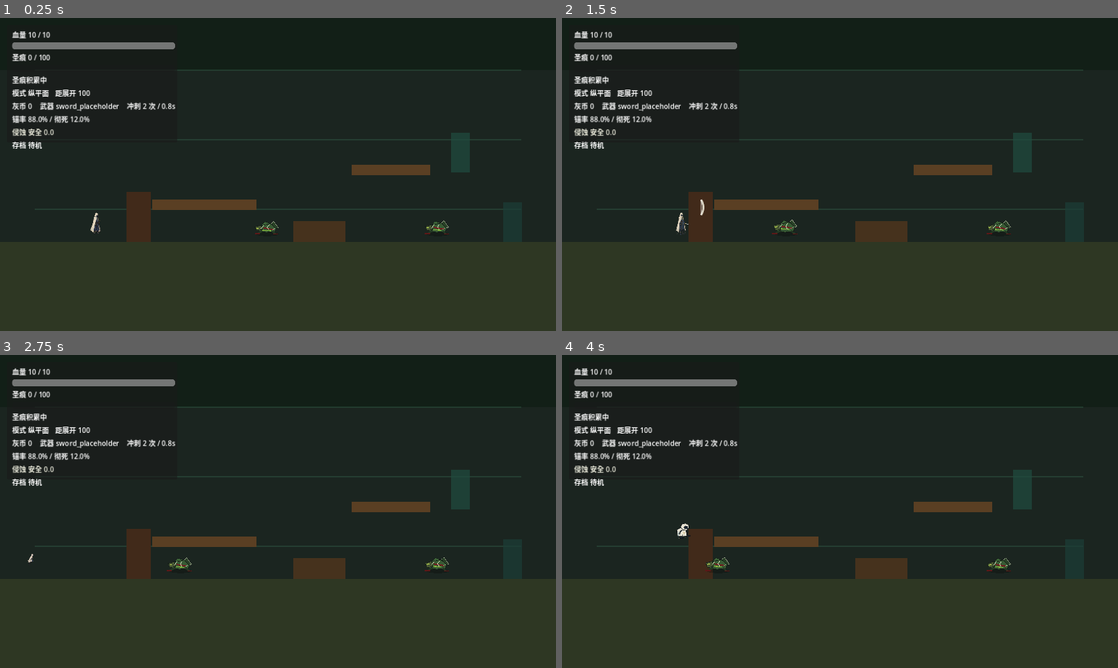
Above: before the commit, frames 1-4 (two rows, left to right).
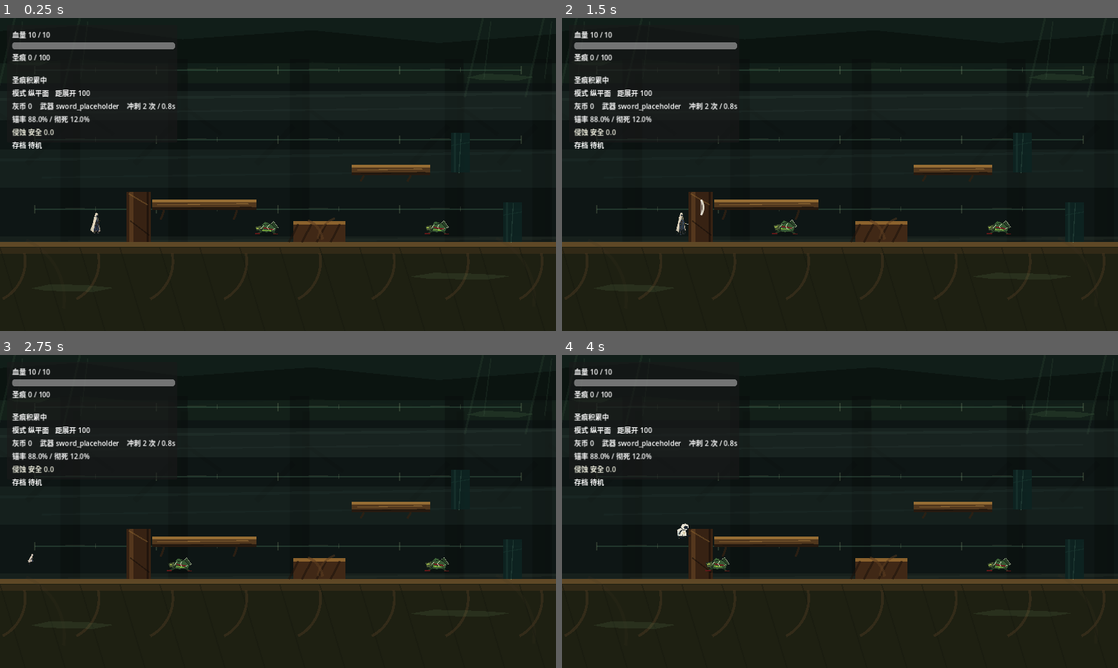
Above: after the commit, the same moments.

Repository: OutsiderK/BG
Game: Godot game, scene res://game/scenes/main/Main.tscn
Same seed, same stepped clock (60 frames per second), same inputs: the game is played once before the commit and once after it.
Inputs (mouse positions are in pixels of both pictures, inside the frame that each line leads up to):
- Up to frame 1 (0.25 s): no input
- Up to frame 2 (1.5 s): move the mouse to (962, 158) at 0.52 s; hold 1 (unfold) 0.53-1.28 s; hold D (move_right) from 0.53 s (still down); tap W (move_up) at 0.77 s; move the mouse to (728, 190) at 1.27 s; click (728, 190) at 1.35 s
- Up to frame 3 (2.75 s): tap W (move_up) at 1.52 s; tap 1 (unfold) at 1.55 s; move the mouse to (333, 442) at 2.02 s; release D (move_right) at 2.03 s; hold A (move_left) from 2.03 s (still down); hold 1 (unfold) from 2.03 s (still down); tap Space (dash) at 2.1 s
- Up to frame 4 (4 s): move the mouse to (812, 574) at 2.77 s; release A (move_left) at 2.78 s; release 1 (unfold) at 2.78 s; hold D (move_right) from 2.78 s (still down); tap 1 (unfold) at 2.85 s; tap W (move_up) at 3.02, 3.77 s; move the mouse to (1006, 558) at 3.52 s; hold 1 (unfold) from 3.53 s (still down)

The runs differ from the first frame. In frame 1, 3.7% of the frame differs, in the area x 0-100%, y 15-100%; in frame 2, 3.7%; in frame 3, 3.7%; in frame 4, 3.7%.

Commit message:
feat: 添加巨木薄林房间美术层

Diff:
--- a/game/scenes/rooms/DemoRoom.tscn
+++ b/game/scenes/rooms/DemoRoom.tscn
@@ -1,8 +1,9 @@
-[gd_scene load_steps=10 format=3]
+[gd_scene load_steps=11 format=3]
 
 [ext_resource type="Script" path="res://game/scripts/rooms/demo_room.gd" id="1_room_script"]
 [ext_resource type="Resource" path="res://game/data/rooms/demo_room_lane_profile.tres" id="2_lane_profile"]
 [ext_resource type="PackedScene" path="res://game/scenes/enemies/DummyEnemy.tscn" id="3_dummy_enemy"]
+[ext_resource type="Script" path="res://game/scripts/rooms/thinforest_room_art.gd" id="4_thinforest_art"]
 
 [sub_resource type="RectangleShape2D" id="RectangleShape2D_ground"]
 size = Vector2(1280, 48)
@@ -31,12 +32,16 @@
 [node name="SkyBand" type="ColorRect" parent="Backdrop"]
 offset_right = 1280.0
 offset_bottom = 720.0
-color = Color(0.105882, 0.145098, 0.12549, 1)
+color = Color(0.054902, 0.0862745, 0.0784314, 1)
 
 [node name="ThinCanopy" type="ColorRect" parent="Backdrop"]
 offset_right = 1280.0
 offset_bottom = 120.0
-color = Color(0.0705882, 0.121569, 0.0901961, 1)
+color = Color(0.0431373, 0.0823529, 0.0627451, 1)
+
+[node name="ThinForestBackdropArt" type="Node2D" parent="Backdrop"]
+script = ExtResource("4_thinforest_art")
+layer = "backdrop"
 
 [node name="LanePreview" type="Node2D" parent="."]
 
@@ -91,7 +96,7 @@
 offset_top = 516.0
 offset_right = 1280.0
 offset_bottom = 720.0
-color = Color(0.180392, 0.215686, 0.137255, 1)
+color = Color(0.117647, 0.12549, 0.0745098, 1)
 
 [node name="LowBranchPlatform" type="StaticBody2D" parent="Geometry"]
 
@@ -104,7 +109,7 @@
 offset_top = 418.0
 offset_right = 590.0
 offset_bottom = 442.0
-color = Color(0.352941, 0.247059, 0.137255, 1)
+color = Color(0.317647, 0.215686, 0.117647, 1)
 
 [node name="HighBranchPlatform" type="StaticBody2D" parent="Geometry"]
 
@@ -117,7 +122,7 @@
 offset_top = 338.0
 offset_right = 990.0
 offset_bottom = 362.0
-color = Color(0.352941, 0.247059, 0.137255, 1)
+color = Color(0.317647, 0.215686, 0.117647, 1)
 
 [node name="ThinTreeTrunk" type="StaticBody2D" parent="Geometry"]
 
@@ -130,7 +135,7 @@
 offset_top = 400.0
 offset_right = 348.0
 offset_bottom = 516.0
-color = Color(0.254902, 0.164706, 0.101961, 1)
+color = Color(0.211765, 0.133333, 0.0784314, 1)
 
 [node name="RootBulwark" type="StaticBody2D" parent="Geometry"]
 
@@ -143,7 +148,15 @@
 offset_top = 468.0
 offset_right = 795.0
 offset_bottom = 516.0
-color = Color(0.27451, 0.196078, 0.113725, 1)
+color = Color(0.25098, 0.156863, 0.0862745, 1)
+
+[node name="ThinForestMidgroundArt" type="Node2D" parent="."]
+script = ExtResource("4_thinforest_art")
+layer = "midground"
+
+[node name="ThinForestForegroundArt" type="Node2D" parent="."]
+script = ExtResource("4_thinforest_art")
+layer = "foreground"
 
 [node name="Spawns" type="Node2D" parent="."]
 
@@ -217,7 +230,7 @@
 offset_top = 424.0
 offset_right = 1201.0
 offset_bottom = 516.0
-color = Color(0.105882, 0.239216, 0.215686, 0.7)
+color = Color(0.0509804, 0.137255, 0.129412, 0.72)
 
 [node name="CanopyDoorPlaceholder" type="StaticBody2D" parent="ExitPlaceholders"]
 
@@ -231,7 +244,7 @@
 offset_top = 264.0
 offset_right = 1081.0
 offset_bottom = 356.0
-color = Color(0.12549, 0.294118, 0.247059, 0.7)
+color = Color(0.0509804, 0.137255, 0.129412, 0.72)
 
 [node name="NextRoomEntries" type="Node2D" parent="ExitPlaceholders"]
 unique_name_in_owner = true
--- a/game/scripts/rooms/demo_room.gd
+++ b/game/scripts/rooms/demo_room.gd
@@ -3,15 +3,18 @@
 
 const LANE_WEAK_ALPHA := 0.16
 const LANE_STRONG_ALPHA := 0.78
-const LANE_BASE_COLOR := Color(0.36, 0.73, 0.55, 1.0)
-const PLAYER_LANDING_COLOR := Color(0.95, 0.86, 0.42, 0.92)
-const ENEMY_LANDING_COLOR := Color(0.95, 0.28, 0.26, 0.9)
-const PLAYER_SNAP_COLOR := Color(0.50, 0.88, 1.0, 0.92)
-const ENEMY_SNAP_COLOR := Color(1.0, 0.64, 0.36, 0.9)
+const LANE_BASE_COLOR := Color(0.52, 0.86, 0.66, 1.0)
+const LANE_TICK_COLOR := Color(0.86, 0.96, 0.72, 1.0)
+const LANE_NOTCH_COLOR := Color(0.24, 0.52, 0.42, 1.0)
+const PLAYER_LANDING_COLOR := Color(0.98, 0.84, 0.36, 0.92)
+const ENEMY_LANDING_COLOR := Color(1.0, 0.36, 0.30, 0.9)
+const PLAYER_SNAP_COLOR := Color(0.48, 0.91, 0.92, 0.92)
+const ENEMY_SNAP_COLOR := Color(1.0, 0.58, 0.34, 0.9)
 const LANDING_HINT_SIZE := 34.0
 const SNAP_HINT_SIZE := 42.0
 const HINT_THICKNESS := 4.0
 const SNAP_HINT_DURATION := 0.7
+const LANE_TICK_HEIGHT := 18.0
 
 @export var lane_profile: Resource
 
@@ -28,6 +31,7 @@
 var _landing_hint_nodes := {}
 
 func _ready() -> void:
+	_setup_lane_preview_art()
 	_connect_unfold_signals()
 	UnfoldManager.set_room_adapter(self)
 	_set_lane_preview_strength(false)
@@ -145,6 +149,53 @@
 		var color := LANE_BASE_COLOR
 		color.a = alpha
 		lane_rect.color = color
+		_apply_lane_child_alpha(lane_rect, alpha)
+
+func _setup_lane_preview_art() -> void:
+	for child in lane_preview.get_children():
+		var lane_rect := child as ColorRect
+		if lane_rect == null:
+			continue
+		lane_rect.mouse_filter = Control.MOUSE_FILTER_IGNORE
+		if lane_rect.has_node("CoordinateTicks"):
+			continue
+		var width := lane_rect.size.x
+		if width <= 0.0:
+			width = 1120.0
+		_add_lane_bar(lane_rect, "UpperCut", Vector2(width, 1.0), Vector2(0, -5), LANE_NOTCH_COLOR, 0.72)
+		_add_lane_bar(lane_rect, "LowerCut", Vector2(width, 1.0), Vector2(0, 8), LANE_NOTCH_COLOR, 0.62)
+		var ticks := Node2D.new()
+		ticks.name = "CoordinateTicks"
+		lane_rect.add_child(ticks)
+		for x in range(0, int(width) + 1, 140):
+			var height := LANE_TICK_HEIGHT if x % 280 == 0 else LANE_TICK_HEIGHT * 0.62
+			_add_lane_bar(ticks, "Tick%03d" % x, Vector2(2, height), Vector2(x - 1, -height * 0.5 + 2), LANE_TICK_COLOR, 0.86)
+		for x in range(70, int(width), 280):
+			_add_lane_bar(ticks, "Fragment%03d" % x, Vector2(46, 2), Vector2(x, -1), LANE_TICK_COLOR, 0.55)
+
+func _add_lane_bar(parent: Node, bar_name: String, size: Vector2, position: Vector2, color: Color, alpha_scale: float) -> ColorRect:
+	var bar := ColorRect.new()
+	bar.name = bar_name
+	bar.size = size
+	bar.position = position
+	bar.color = color
+	bar.mouse_filter = Control.MOUSE_FILTER_IGNORE
+	bar.set_meta("base_color", color)
+	bar.set_meta("alpha_scale", alpha_scale)
+	parent.add_child(bar)
+	return bar
+
+func _apply_lane_child_alpha(parent: Node, alpha: float) -> void:
+	for child in parent.get_children():
+		var rect := child as ColorRect
+		if rect != null:
+			var base_color := rect.color
+			var meta_color = rect.get_meta("base_color", null)
+			if meta_color is Color:
+				base_color = meta_color
+			base_color.a = clampf(alpha * float(rect.get_meta("alpha_scale", 1.0)), 0.0, 1.0)
+			rect.color = base_color
+		_apply_lane_child_alpha(child, alpha)
 
 func _update_landing_hint(key: String, global_point: Vector2, is_player_hint: bool) -> void:
 	var color := PLAYER_LANDING_COLOR if is_player_hint else ENEMY_LANDING_COLOR
@@ -181,12 +232,19 @@
 	var hint := Node2D.new()
 	hint.name = hint_name
 	hint.z_index = 1
-	var horizontal := _create_hint_bar("Horizontal", color, Vector2(size, HINT_THICKNESS), Vector2(-size * 0.5, -HINT_THICKNESS * 0.5))
-	var vertical := _create_hint_bar("Vertical", color, Vector2(HINT_THICKNESS, size), Vector2(-HINT_THICKNESS * 0.5, -size * 0.5))
-	var center := _create_hint_bar("Center", color, Vector2(HINT_THICKNESS * 1.5, HINT_THICKNESS * 1.5), Vector2(-HINT_THICKNESS * 0.75, -HINT_THICKNESS * 0.75))
-	hint.add_child(horizontal)
-	hint.add_child(vertical)
-	hint.add_child(center)
+	var half := size * 0.5
+	var corner := size * 0.28
+	var center := _create_hint_bar("Center", color, Vector2(HINT_THICKNESS * 1.35, HINT_THICKNESS * 1.35), Vector2(-HINT_THICKNESS * 0.675, -HINT_THICKNESS * 0.675))
+	var upper_left_h := _create_hint_bar("UpperLeftH", color, Vector2(corner, HINT_THICKNESS), Vector2(-half, -half))
+	var upper_left_v := _create_hint_bar("UpperLeftV", color, Vector2(HINT_THICKNESS, corner), Vector2(-half, -half))
+	var upper_right_h := _create_hint_bar("UpperRightH", color, Vector2(corner, HINT_THICKNESS), Vector2(half - corner, -half))
+	var upper_right_v := _create_hint_bar("UpperRightV", color, Vector2(HINT_THICKNESS, corner), Vector2(half - HINT_THICKNESS, -half))
+	var lower_left_h := _create_hint_bar("LowerLeftH", color, Vector2(corner, HINT_THICKNESS), Vector2(-half, half - HINT_THICKNESS))
+	var lower_left_v := _create_hint_bar("LowerLeftV", color, Vector2(HINT_THICKNESS, corner), Vector2(-half, half - corner))
+	var lower_right_h := _create_hint_bar("LowerRightH", color, Vector2(corner, HINT_THICKNESS), Vector2(half - corner, half - HINT_THICKNESS))
+	var lower_right_v := _create_hint_bar("LowerRightV", color, Vector2(HINT_THICKNESS, corner), Vector2(half - HINT_THICKNESS, half - corner))
+	for bar in [upper_left_h, upper_left_v, upper_right_h, upper_right_v, lower_left_h, lower_left_v, lower_right_h, lower_right_v, center]:
+		hint.add_child(bar)
 	return hint
 
 func _create_hint_bar(bar_name: String, color: Color, size: Vector2, position: Vector2) -> ColorRect:
--- /dev/null
+++ b/game/scripts/rooms/thinforest_room_art.gd
@@ -0,0 +1,134 @@
+extends Node2D
+class_name ThinforestRoomArt
+
+@export_enum("backdrop", "midground", "foreground") var layer := "backdrop"
+@export var room_size := Vector2(1280, 720)
+
+func _ready() -> void:
+	queue_redraw()
+
+func _draw() -> void:
+	match layer:
+		"backdrop":
+			_draw_backdrop()
+		"midground":
+			_draw_midground()
+		"foreground":
+			_draw_foreground()
+
+func _draw_backdrop() -> void:
+	draw_rect(Rect2(Vector2.ZERO, room_size), Color(0.055, 0.088, 0.083, 1.0))
+	draw_rect(Rect2(0, 0, room_size.x, 150), Color(0.068, 0.118, 0.098, 1.0))
+	_draw_flat_leaf_strip(18, 86, Color(0.040, 0.075, 0.060, 0.92))
+	_draw_flat_leaf_strip(95, 54, Color(0.090, 0.145, 0.104, 0.38))
+	_draw_flat_leaf_strip(566, 66, Color(0.062, 0.106, 0.087, 0.44))
+
+	for x in [-60.0, 140.0, 388.0, 668.0, 1024.0, 1226.0]:
+		_draw_far_trunk(x, Color(0.035, 0.052, 0.047, 0.50))
+
+	_draw_fog_band(168, 68, Color(0.52, 0.67, 0.60, 0.085))
+	_draw_fog_band(302, 88, Color(0.44, 0.62, 0.56, 0.070))
+	_draw_fog_band(502, 54, Color(0.63, 0.70, 0.58, 0.060))
+
+func _draw_midground() -> void:
+	_draw_ground_slab()
+	_draw_branch_platform(Rect2(350, 418, 240, 24), true)
+	_draw_branch_platform(Rect2(810, 338, 180, 24), false)
+	_draw_trunk_column(Rect2(292, 400, 56, 116))
+	_draw_root_wall(Rect2(675, 468, 120, 48))
+	_draw_exit_rift(Rect2(1159, 424, 42, 92), 516)
+	_draw_exit_rift(Rect2(1039, 264, 42, 92), 356)
+
+func _draw_foreground() -> void:
+	var vine_color := Color(0.26, 0.38, 0.28, 0.16)
+	var leaf_color := Color(0.48, 0.66, 0.43, 0.12)
+	for x in [34.0, 184.0, 1112.0, 1252.0]:
+		draw_line(Vector2(x, 0), Vector2(x - 42, 182), vine_color, 5.0)
+		draw_line(Vector2(x + 18, 8), Vector2(x + 2, 140), vine_color, 3.0)
+	for rect in [
+		Rect2(18, 92, 96, 18),
+		Rect2(1076, 128, 154, 16),
+		Rect2(72, 612, 190, 18),
+		Rect2(944, 586, 232, 16),
+	]:
+		_draw_soft_leaf_cluster(rect, leaf_color)
+	for start in [Vector2(0, 646), Vector2(1082, 642)]:
+		draw_arc(start, 148, -1.15, 0.15, 18, Color(0.25, 0.20, 0.13, 0.15), 7.0)
+
+func _draw_flat_leaf_strip(y: float, height: float, color: Color) -> void:
+	var points := PackedVector2Array([
+		Vector2(0, y + 12),
+		Vector2(185, y),
+		Vector2(420, y + height * 0.36),
+		Vector2(720, y + height * 0.12),
+		Vector2(1010, y + height * 0.46),
+		Vector2(room_size.x, y + height * 0.22),
+		Vector2(room_size.x, y + height),
+		Vector2(0, y + height),
+	])
+	draw_colored_polygon(points, color)
+
+func _draw_far_trunk(x: float, color: Color) -> void:
+	draw_rect(Rect2(x, 94, 44, 494), color)
+	draw_rect(Rect2(x + 28, 130, 18, 440), Color(color.r * 1.3, color.g * 1.25, color.b * 1.18, color.a * 0.54))
+	draw_line(Vector2(x + 8, 248), Vector2(x - 78, 336), Color(color.r, color.g, color.b, color.a * 0.48), 13.0)
+	draw_line(Vector2(x + 37, 206), Vector2(x + 122, 268), Color(color.r, color.g, color.b, color.a * 0.42), 9.0)
+
+func _draw_fog_band(y: float, height: float, color: Color) -> void:
+	draw_rect(Rect2(0, y, room_size.x, height), color)
+	draw_line(Vector2(0, y + height * 0.28), Vector2(room_size.x, y + height * 0.08), Color(color.r, color.g, color.b, color.a * 0.72), 6.0)
+	draw_line(Vector2(96, y + height * 0.74), Vector2(room_size.x - 80, y + height * 0.56), Color(color.r, color.g, color.b, color.a * 0.55), 4.0)
+
+func _draw_ground_slab() -> void:
+	draw_rect(Rect2(0, 516, room_size.x, 204), Color(0.118, 0.126, 0.073, 1.0))
+	draw_rect(Rect2(0, 516, room_size.x, 10), Color(0.374, 0.284, 0.151, 1.0))
+	draw_rect(Rect2(0, 528, room_size.x, 15), Color(0.198, 0.164, 0.092, 1.0))
+	for x in range(0, 1280, 92):
+		draw_line(Vector2(x, 528), Vector2(x + 58, 720), Color(0.074, 0.082, 0.052, 0.38), 3.0)
+	for x in range(-40, 1280, 170):
+		draw_arc(Vector2(x, 560), 98, -0.20, 1.08, 16, Color(0.276, 0.206, 0.120, 0.52), 6.0)
+
+func _draw_branch_platform(rect: Rect2, heavier: bool) -> void:
+	var bark := Color(0.318, 0.214, 0.116, 1.0)
+	var rim := Color(0.586, 0.428, 0.204, 1.0)
+	var underside := Color(0.150, 0.104, 0.063, 1.0)
+	draw_rect(rect, bark)
+	draw_rect(Rect2(rect.position, Vector2(rect.size.x, 6)), rim)
+	draw_rect(Rect2(rect.position + Vector2(0, rect.size.y - 7), Vector2(rect.size.x, 7)), underside)
+	draw_line(rect.position + Vector2(12, 12), rect.position + Vector2(rect.size.x - 18, 9), Color(0.704, 0.526, 0.263, 0.45), 2.0)
+	draw_line(rect.position + Vector2(20, 20), rect.position + Vector2(rect.size.x - 10, 17), Color(0.087, 0.061, 0.039, 0.52), 2.0)
+	var root_drop := 22.0 if heavier else 14.0
+	for x in [rect.position.x + 28, rect.position.x + rect.size.x - 44]:
+		draw_line(Vector2(x, rect.position.y + rect.size.y), Vector2(x - 8, rect.position.y + rect.size.y + root_drop), Color(0.190, 0.125, 0.071, 0.78), 5.0)
+
+func _draw_trunk_column(rect: Rect2) -> void:
+	draw_rect(rect, Color(0.214, 0.132, 0.077, 1.0))
+	draw_rect(Rect2(rect.position + Vector2(6, 0), Vector2(10, rect.size.y)), Color(0.380, 0.254, 0.128, 0.70))
+	draw_rect(Rect2(rect.position + Vector2(rect.size.x - 11, 0), Vector2(6, rect.size.y)), Color(0.090, 0.058, 0.038, 0.64))
+	draw_line(rect.position + Vector2(4, 4), rect.position + Vector2(rect.size.x - 8, 30), Color(0.603, 0.430, 0.203, 0.38), 3.0)
+	draw_line(rect.position + Vector2(7, 66), rect.position + Vector2(rect.size.x - 4, 100), Color(0.062, 0.040, 0.028, 0.50), 3.0)
+
+func _draw_root_wall(rect: Rect2) -> void:
+	draw_rect(rect, Color(0.250, 0.158, 0.087, 1.0))
+	draw_rect(Rect2(rect.position, Vector2(rect.size.x, 7)), Color(0.545, 0.385, 0.178, 1.0))
+	for offset in [12.0, 42.0, 76.0, 108.0]:
+		draw_line(rect.position + Vector2(offset, 6), rect.position + Vector2(offset - 22, rect.size.y), Color(0.111, 0.076, 0.048, 0.56), 5.0)
+	draw_arc(rect.position + Vector2(14, rect.size.y), 54, -1.20, -0.12, 14, Color(0.358, 0.235, 0.125, 0.55), 6.0)
+	draw_arc(rect.position + Vector2(rect.size.x - 6, rect.size.y), 58, -3.02, -1.88, 14, Color(0.358, 0.235, 0.125, 0.45), 5.0)
+
+func _draw_exit_rift(rect: Rect2, floor_y: float) -> void:
+	draw_rect(rect, Color(0.052, 0.138, 0.130, 0.72))
+	draw_rect(Rect2(rect.position + Vector2(6, 0), Vector2(5, rect.size.y)), Color(0.450, 0.720, 0.610, 0.28))
+	draw_line(rect.position + Vector2(rect.size.x * 0.54, 2), Vector2(rect.position.x + rect.size.x * 0.42, floor_y), Color(0.670, 0.935, 0.770, 0.38), 2.0)
+	draw_line(rect.position + Vector2(0, rect.size.y * 0.32), rect.position + Vector2(rect.size.x, rect.size.y * 0.24), Color(0.226, 0.459, 0.371, 0.46), 2.0)
+
+func _draw_soft_leaf_cluster(rect: Rect2, color: Color) -> void:
+	var points := PackedVector2Array([
+		rect.position + Vector2(0, rect.size.y * 0.55),
+		rect.position + Vector2(rect.size.x * 0.24, 0),
+		rect.position + Vector2(rect.size.x * 0.68, rect.size.y * 0.15),
+		rect.position + Vector2(rect.size.x, rect.size.y * 0.48),
+		rect.position + Vector2(rect.size.x * 0.76, rect.size.y),
+		rect.position + Vector2(rect.size.x * 0.18, rect.size.y * 0.86),
+	])
+	draw_colored_polygon(points, color)
--- /dev/null
+++ b/tools/godot/room_art_smoke.gd
@@ -0,0 +1,159 @@
+extends SceneTree
+
+const MAIN_SCENE := "res://game/scenes/main/Main.tscn"
+const EPSILON := 0.5
+
+var _failures: Array[String] = []
+
+func _initialize() -> void:
+	call_deferred("_run")
+
+func _run() -> void:
+	var run_state := root.get_node_or_null("RunState")
+	var unfold_manager := root.get_node_or_null("UnfoldManager")
+	var balance := root.get_node_or_null("Balance")
+	if run_state == null or unfold_manager == null or balance == null:
+		_fail("Failed to find required autoloads.")
+		_finish()
+		return
+
+	run_state.reset_run()
+	unfold_manager.set_unfold_blocked(false)
+	unfold_manager.set_gameplay_blocked(false)
+
+	var packed := load(MAIN_SCENE) as PackedScene
+	if packed == null:
+		_fail("Failed to load main scene: %s" % MAIN_SCENE)
+		_finish()
+		return
+
+	var main := packed.instantiate()
+	root.add_child(main)
+	await process_frame
+	await physics_frame
+
+	var room := main.get_node_or_null("DemoRoom")
+	var lane_preview := main.get_node_or_null("DemoRoom/LanePreview")
+	if room == null or lane_preview == null:
+		_fail("Failed to find room art smoke nodes.")
+		_finish()
+		return
+
+	_assert(_has_visual_art_nodes(room), "Thin forest art layers are present.")
+	_assert(not _art_has_collision(room), "Thin forest art layers do not add collision.")
+	_assert(_geometry_visuals_align(room), "Geometry visual top edges align with collision tops.")
+	_assert(_lane_has_slice_art(lane_preview), "Lane preview has coordinate slice art.")
+
+	var weak_alpha := _first_lane_alpha(lane_preview)
+	var weak_tick_alpha := _first_tick_alpha(lane_preview)
+	_assert(weak_alpha <= 0.25, "Lane art starts weak.")
+
+	run_state.add_heat(balance.HEAT_TRIGGER_THRESHOLD)
+	var started: bool = unfold_manager.start_unfold()
+	_assert(started, "Unfold starts for room art smoke.")
+	await _wait_until(func() -> bool: return unfold_manager.is_unfolded(), 90)
+	_assert(unfold_manager.is_unfolded(), "Unfold reaches unfolded mode for room art smoke.")
+	_assert(_first_lane_alpha(lane_preview) >= 0.6, "Lane art strengthens while unfolded.")
+	_assert(_first_tick_alpha(lane_preview) > weak_tick_alpha, "Lane coordinate ticks strengthen with the lane.")
+
+	root.remove_child(main)
+	main.queue_free()
+	unfold_manager.set_gameplay_blocked(false)
+	_finish()
+
+func _has_visual_art_nodes(room: Node) -> bool:
+	return (
+		room.get_node_or_null("Backdrop/ThinForestBackdropArt") != null
+		and room.get_node_or_null("ThinForestMidgroundArt") != null
+		and room.get_node_or_null("ThinForestForegroundArt") != null
+	)
+
+func _art_has_collision(room: Node) -> bool:
+	for path in ["Backdrop/ThinForestBackdropArt", "ThinForestMidgroundArt", "ThinForestForegroundArt"]:
+		var art_node := room.get_node_or_null(path)
+		if art_node != null and _has_collision_descendant(art_node):
+			return true
+	return false
+
+func _has_collision_descendant(node: Node) -> bool:
+	for child in node.get_children():
+		if child is CollisionObject2D or child is CollisionShape2D:
+			return true
+		if _has_collision_descendant(child):
+			return true
+	return false
+
+func _geometry_visuals_align(room: Node) -> bool:
+	for path in [
+		"Geometry/Ground",
+		"Geometry/LowBranchPlatform",
+		"Geometry/HighBranchPlatform",
+		"Geometry/ThinTreeTrunk",
+		"Geometry/RootBulwark",
+	]:
+		var body := room.get_node_or_null(path)
+		if body == null:
+			return false
+		var shape_node := body.get_node_or_null("CollisionShape2D") as CollisionShape2D
+		var visual := body.get_node_or_null("Visual") as ColorRect
+		if shape_node == null or visual == null:
+			return false
+		var rect_shape := shape_node.shape as RectangleShape2D
+		if rect_shape == null:
+			return false
+		var collision_top := shape_node.global_position.y - rect_shape.size.y * 0.5
+		if absf(visual.global_position.y - collision_top) > EPSILON:
+			return false
+	return true
+
+func _lane_has_slice_art(lane_preview: Node) -> bool:
+	for child in lane_preview.get_children():
+		var lane_rect := child as ColorRect
+		if lane_rect == null:
+			continue
+		if lane_rect.get_node_or_null("CoordinateTicks") != null:
+			return true
+	return false
+
+func _first_lane_alpha(lane_preview: Node) -> float:
+	for child in lane_preview.get_children():
+		var lane_rect := child as ColorRect
+		if lane_rect != null:
+			return lane_rect.color.a
+	return 0.0
+
+func _first_tick_alpha(lane_preview: Node) -> float:
+	for child in lane_preview.get_children():
+		var lane_rect := child as ColorRect
+		if lane_rect == null:
+			continue
+		var ticks := lane_rect.get_node_or_null("CoordinateTicks")
+		if ticks == null:
+			continue
+		for tick in ticks.get_children():
+			var tick_rect := tick as ColorRect
+			if tick_rect != null:
+				return tick_rect.color.a
+	return 0.0
+
+func _wait_until(predicate: Callable, max_frames: int) -> void:
+	for _frame in range(max_frames):
+		if predicate.call():
+			return
+		await process_frame
+
+func _assert(condition: bool, message: String) -> void:
+	if not condition:
+		_fail(message)
+
+func _fail(message: String) -> void:
+	_failures.append(message)
+	printerr(message)
+
+func _finish() -> void:
+	if not _failures.is_empty():
+		printerr("Room art smoke failed with %d failure(s)." % _failures.size())
+		quit(1)
+		return
+	print("Room art smoke passed.")
+	quit(0)
